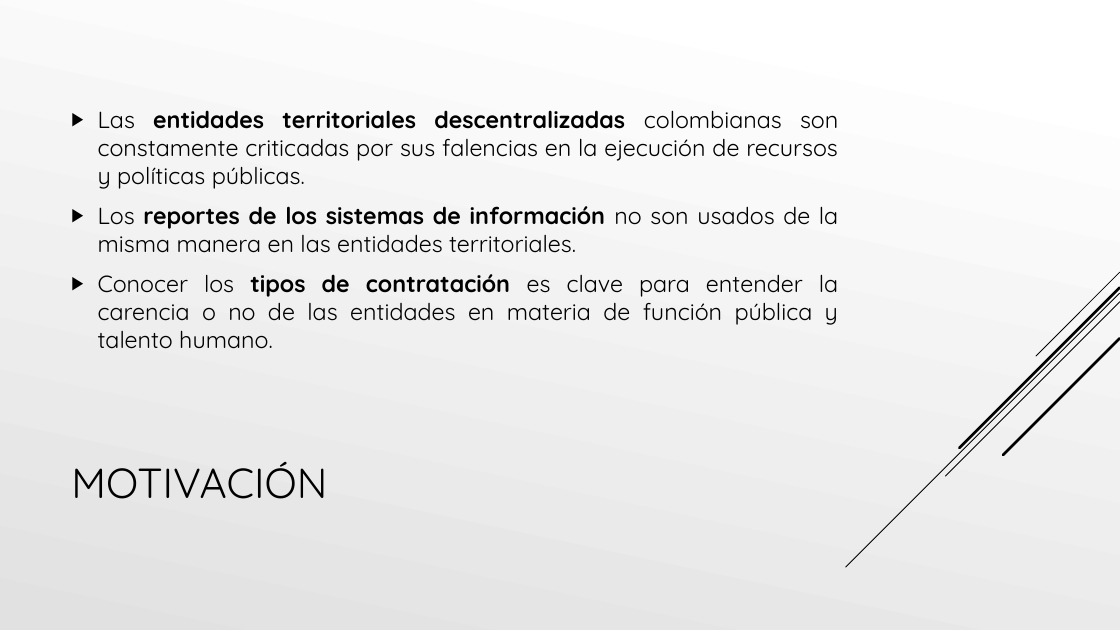
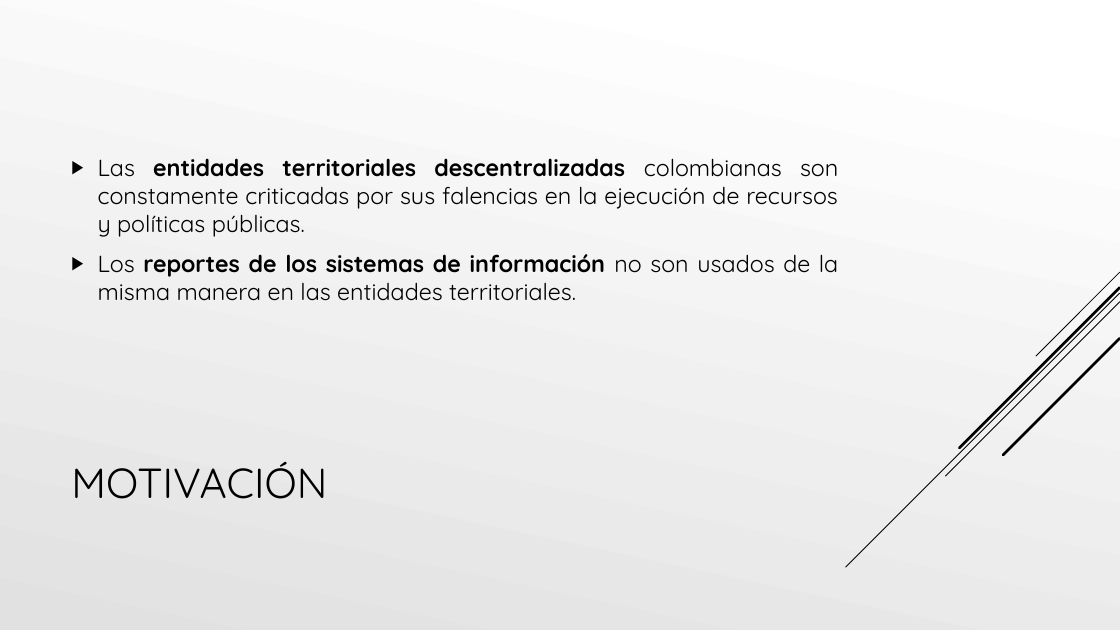
Before and after one commit to sebastianvalbuena/MCPP_Juan.valbuena, a slide deck: slide 2 of Proyecto Final-SIGEP/Presentación 26-05.pptx. Drawn at 1120x630 pixels with LibreOffice and Linux fonts; fonts in the diff are those of the drawing. Boxes give left, top, right and bottom in pixels: in the first picture for what was removed or moved away, otherwise in the second. Text is boxed around its words. In the diff, an @@ line names an element or a change of style, - is before the commit and + after.

```diff
--- a/Proyecto Final-SIGEP/Presentación 26-05.pptx
+++ b/Proyecto Final-SIGEP/Presentación 26-05.pptx
@@ text at (98,274,838,349): paragraph removed @@
-▶ Conocer los tipos de contratación es clave para entender la carencia o no de las entidades en materia de función pública y talento humano.
```
Also in this commit, not shown: 2 other slides changed, 1 slide added, 1 slide removed, 2 other files.
